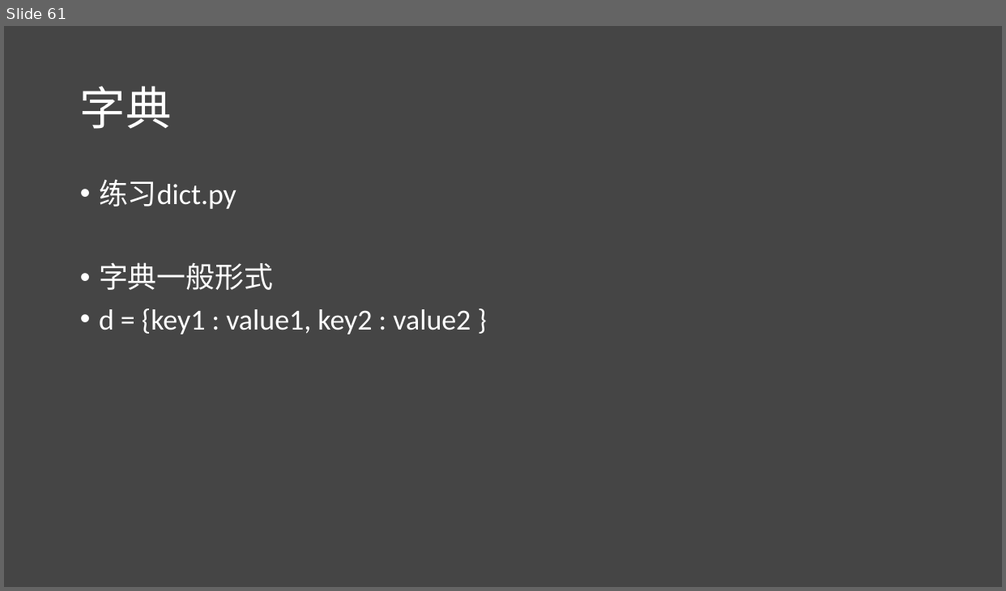
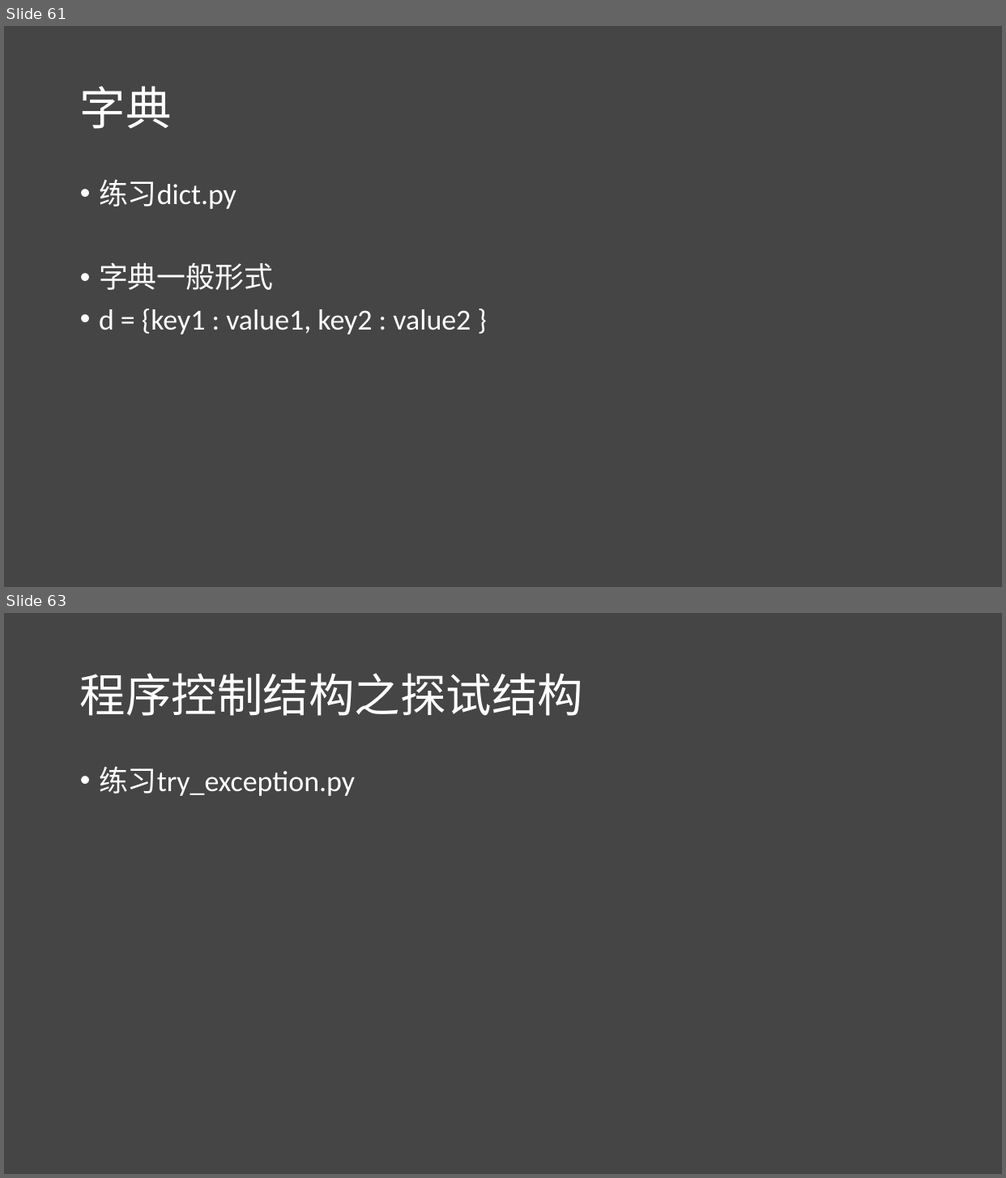
Before and after one commit to lichao312214129/lc_rsfmri_tools_python, a slide deck: The_first_ml_training/第一届机器学习实战班.pptx. Shown one above the other, each under a label of ours: slide 61 before the commit, slides 61 and 63 after it; the slides between them are not shown. The pictures are 1006x591 and 1006x1178 pixels, drawn with LibreOffice and Linux fonts; fonts in the diff are those of the drawing. Boxes give left, top, right and bottom in pixels: in the first picture for what was removed or moved away, otherwise in the second. Text is boxed around its words. In the diff, an @@ line names an element or a change of style, - is before the commit and + after.

```diff
--- a/The_first_ml_training/第一届机器学习实战班.pptx
+++ b/The_first_ml_training/第一届机器学习实战班.pptx
@@ slide 63 added at <box>4,613,1002,1174</box>, background #454545 @@
@@ title added at <box>80,673,583,716</box>, 44 pt, text #FFFFFF @@
+程序控制结构之探试结构
@@ text added at <box>99,766,355,796</box>, 28 pt, text #FFFFFF @@
+• 练习try_exception.py
```
Also in this commit, not shown: 6 other slides added, 17 other files.
